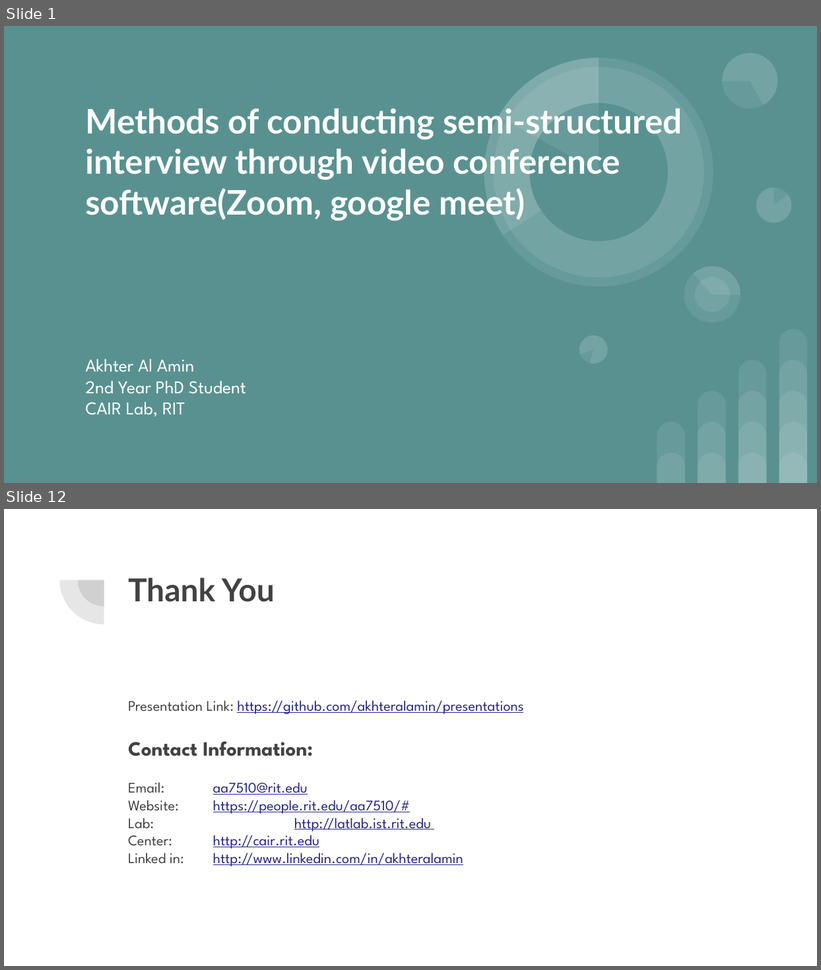
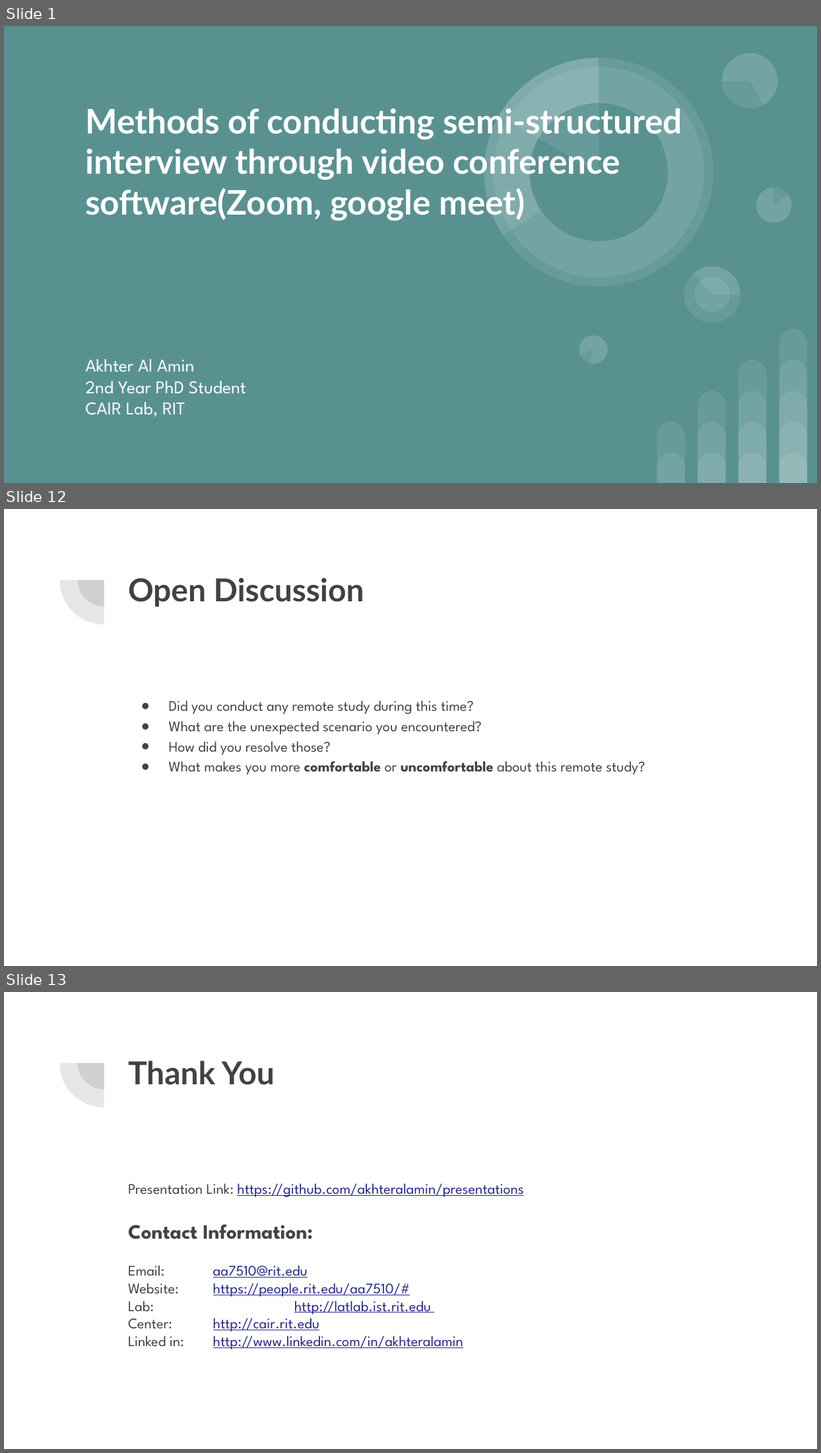
Before and after one commit to akhteralamin/presentations, a slide deck: Remote Semi Interview Methods.pptx. Shown one above the other, each under a label of ours: slides 1 and 12 before the commit, slides 1, 12 and 13 after it; the slides between them are not shown. The pictures are 821x970 and 821x1453 pixels, drawn with LibreOffice and Linux fonts; fonts in the diff are those of the drawing. Boxes give left, top, right and bottom in pixels: in the first picture for what was removed or moved away, otherwise in the second. Text is boxed around its words. In the diff, an @@ line names an element or a change of style, - is before the commit and + after.

```diff
--- a/Remote Semi Interview Methods.pptx
+++ b/Remote Semi Interview Methods.pptx
@@ slide 12 added at bbox=[4, 509, 817, 966], background #FFFFFF; not listed: 2 template elements that a slide beside it also shows @@
@@ title added at bbox=[128, 578, 364, 607], 28 pt, text #424242, bold @@
+Open Discussion
@@ text added at bbox=[169, 700, 645, 775], 13 pt, text #424242 @@
+● Did you conduct any remote study during this time?
+● What are the unexpected scenario you encountered?
+● How did you resolve those?
+● What makes you more comfortable or uncomfortable about this remote study?
@@ what was slide 12 is now slide 13 @@
```
Also in this commit, not shown: 4 slides changed, 6 other slides added, 6 slides removed, 1 other file.
